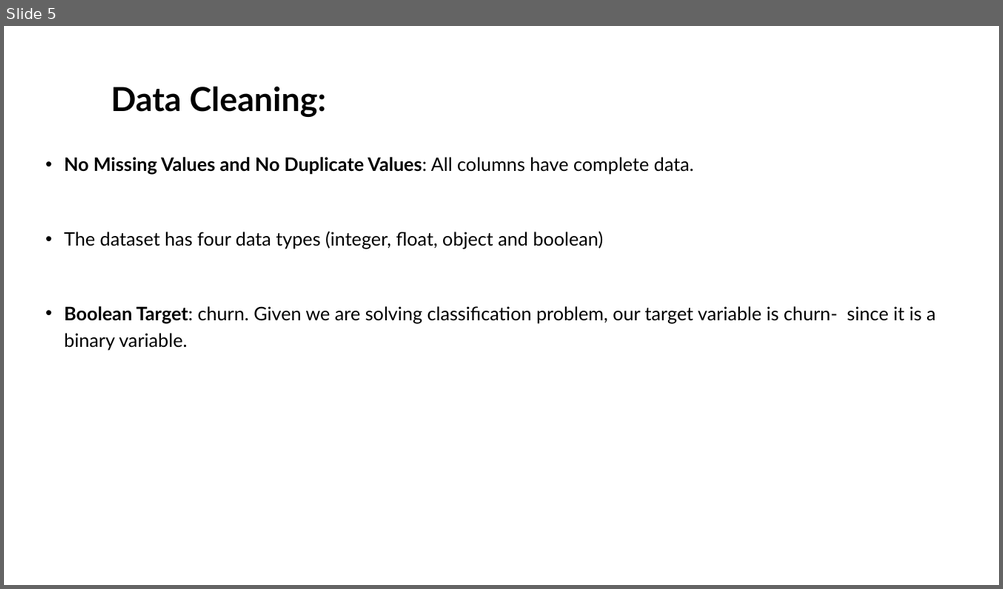
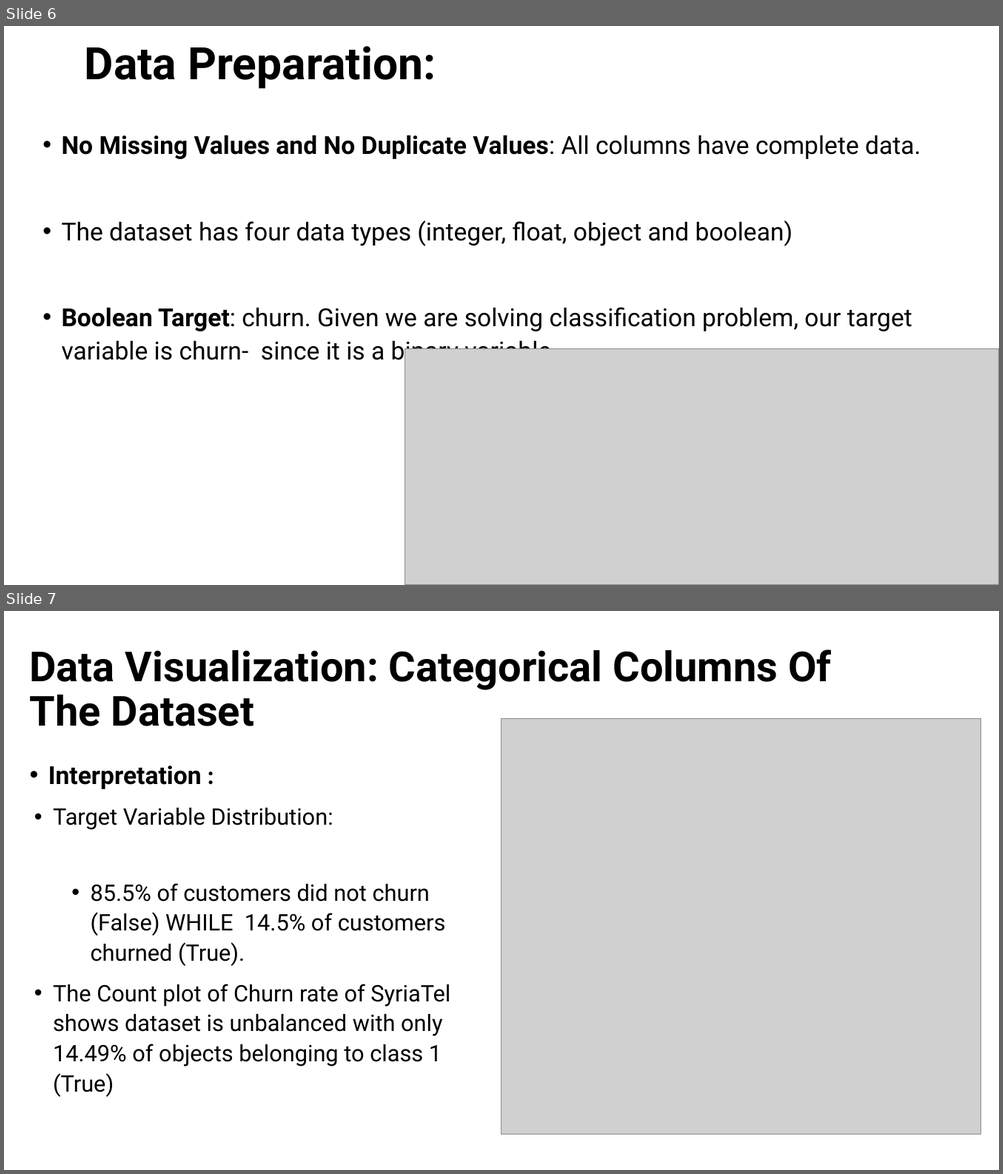
Before and after one commit to DanielKithinji/Phase-3-Data-Science-Project, a slide deck: Customer Churn rate Prediction Model for SyriaTel Company.pptx. Shown one above the other, each under a label of ours: slide 5 before the commit, slides 6 and 7 after it. The pictures are 1003x589 and 1003x1174 pixels, drawn with LibreOffice and Linux fonts; fonts in the diff are those of the drawing; grey boxes stand for pictures. Boxes give left, top, right and bottom in pixels: in the first picture for what was removed or moved away, otherwise in the second. Text is boxed around its words. In the diff, an @@ line names an element or a change of style, - is before the commit and + after.

```diff
--- a/Customer Churn rate Prediction Model for SyriaTel Company.pptx
+++ b/Customer Churn rate Prediction Model for SyriaTel Company.pptx
@@ slide 7 added at [4, 611, 999, 1170], background #FFFFFF @@
@@ title added at [30, 649, 831, 726], 40 pt, text #000000, bold @@
+Data Visualization: Categorical Columns Of The Dataset
@@ picture added at [502, 719, 981, 1135] @@
@@ text added at [48, 766, 450, 1097], 22 pt, text #000000 @@
+• Interpretation :
+• Target Variable Distribution:
+  • 85.5% of customers did not churn (False) WHILE 14.5% of customers churned (True).
+• The Count plot of Churn rate of SyriaTel shows dataset is unbalanced with only 14.49% of objects belonging to class 1 (True)
@@ what was slide 5 is now slide 6 @@
@@ slide 6 changed as well @@
@@ title "Data Preparation:" at [85, 46, 435, 89]: vertical alignment bottom to middle @@
@@ title at [85, 46, 435, 89]: text changed; size 32 to 43.2 pt; font Lato to Roboto @@
-Data Cleaning:
+Data Preparation:
@@ text "No Missing Values and No ...": place and size @@
-text "No Missing Values and No ..." at [64, 157, 936, 350]
+text "No Missing Values and No ..." at [62, 135, 920, 366]
@@ text "No Missing Values and No ..." at [62, 135, 920, 366]: size 18 to 24 pt, font Lato to Roboto; line spacing 1.2 to 1.1 @@
@@ picture added at [405, 349, 999, 585] @@
```
Also in this commit, not shown: 6 other slides changed, 6 other slides added, 3 other files.
